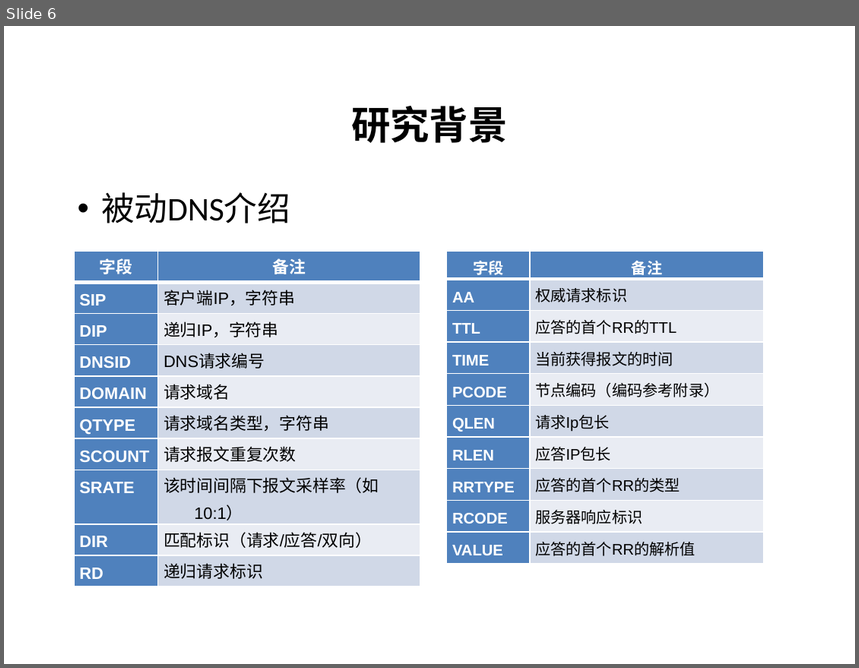
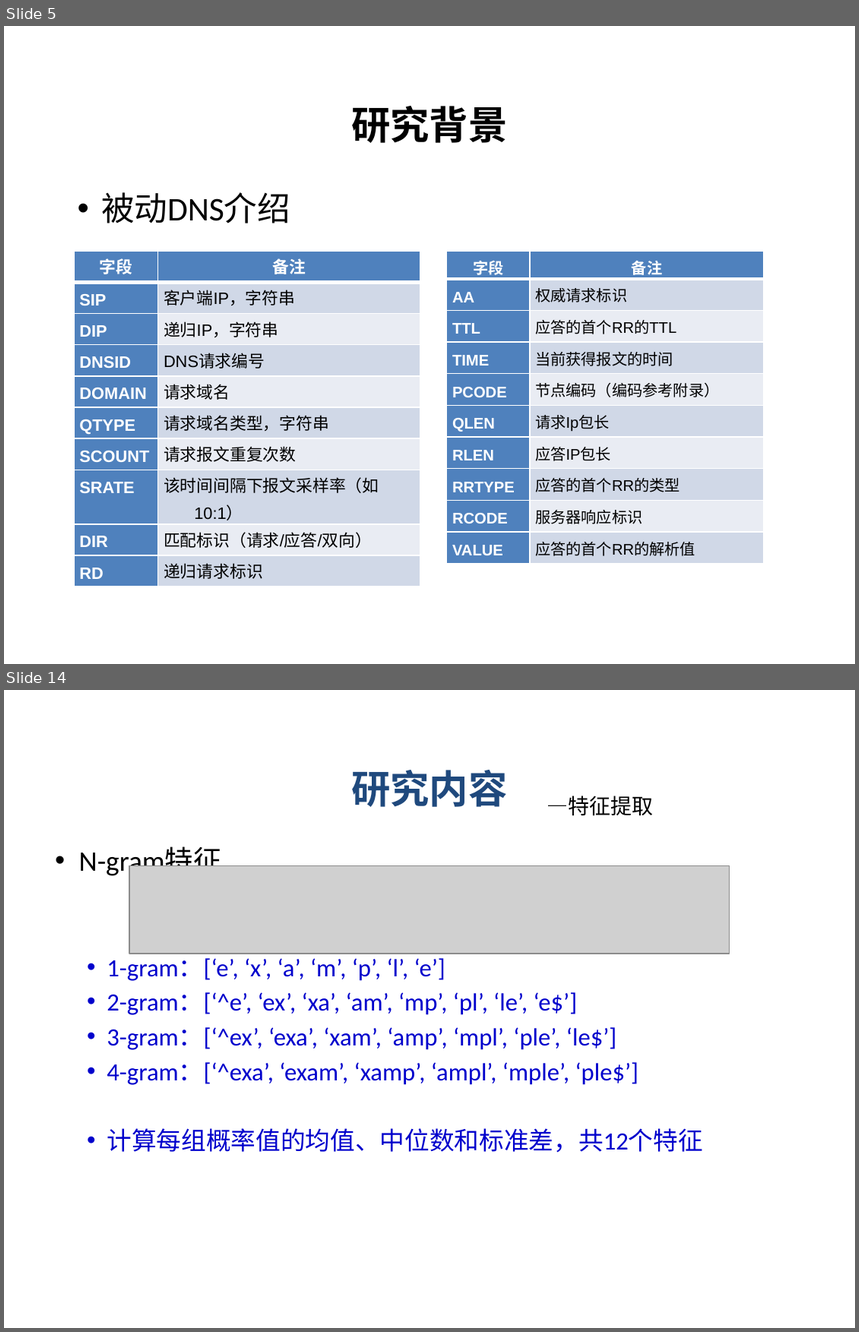
Before and after one commit to pDeathlok/GraduationDesign, a slide deck: 毕业设计_word/最终/恶意域名检测技术研究_答辩.pptx. Shown one above the other, each under a label of ours: slide 6 before the commit, slides 5 and 14 after it; the slides between them are not shown. The pictures are 859x668 and 859x1332 pixels, drawn with LibreOffice and Linux fonts; fonts in the diff are those of the drawing; grey boxes stand for pictures; background and template pictures are left out. Boxes give left, top, right and bottom in pixels: in the first picture for what was removed or moved away, otherwise in the second. Text is boxed around its words. In the diff, an @@ line names an element or a change of style, - is before the commit and + after.

```diff
--- a/毕业设计_word/最终/恶意域名检测技术研究_答辩.pptx
+++ b/毕业设计_word/最终/恶意域名检测技术研究_答辩.pptx
@@ slide 14 added at [4, 690, 855, 1328], background #FFFFFF @@
@@ title added at [351, 770, 507, 807], 33 pt, text #1F497D, bold @@
+研究内容
@@ text added at [547, 796, 654, 816], 18 pt, text #000000 @@
+—特征提取
@@ text added at [79, 847, 702, 1153], 21 pt, text #0000CC @@
+• N-gram特征
+  • 1-gram：[‘e’, ‘x’, ‘a’, ‘m’, ‘p’, ‘l’, ‘e’]
+  • 2-gram：[‘^e’, ‘ex’, ‘xa’, ‘am’, ‘mp’, ‘pl’, ‘le’, ‘e$’]
+  • 3-gram：[‘^ex’, ‘exa’, ‘xam’, ‘amp’, ‘mpl’, ‘ple’, ‘le$’]
+  • 4-gram：[‘^exa’, ‘exam’, ‘xamp’, ‘ampl’, ‘mple’, ‘ple$’]
+  • 计算每组概率值的均值、中位数和标准差，共12个特征
@@ picture added at [129, 866, 729, 954] @@
@@ what was slide 6 is now slide 5 @@
```
Also in this commit, not shown: 5 slides changed, 37 other slides added, 15 slides removed, 3 other files.
